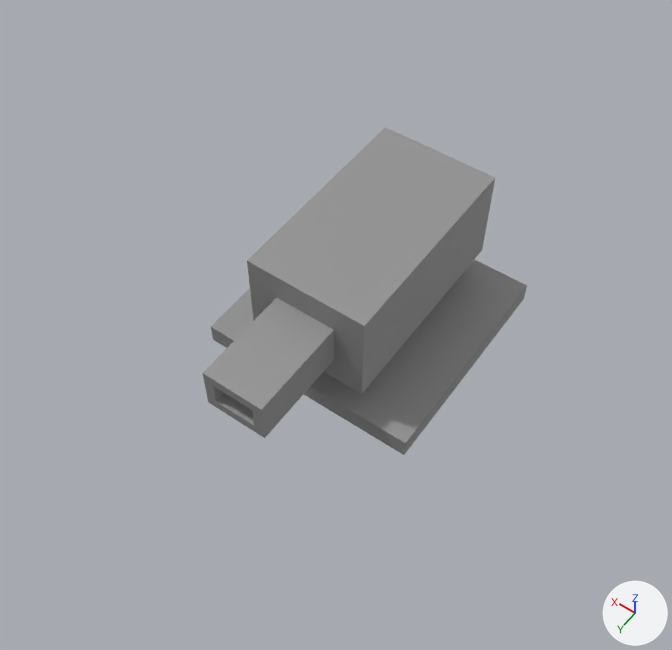
One commit to the FBX model Assets/Models/cannon.fbx: the scene before it, then after it.
The view is the same before and after, from a 50 mm camera at (-0.768, 1.226, 1.822) aimed at (-0.017, 0.174, 0.17). Arrows for +X, +Y and +Z are at lower right; the lights stay in place. Where no turn or scale is listed for an object, it has been applied to the vertices.
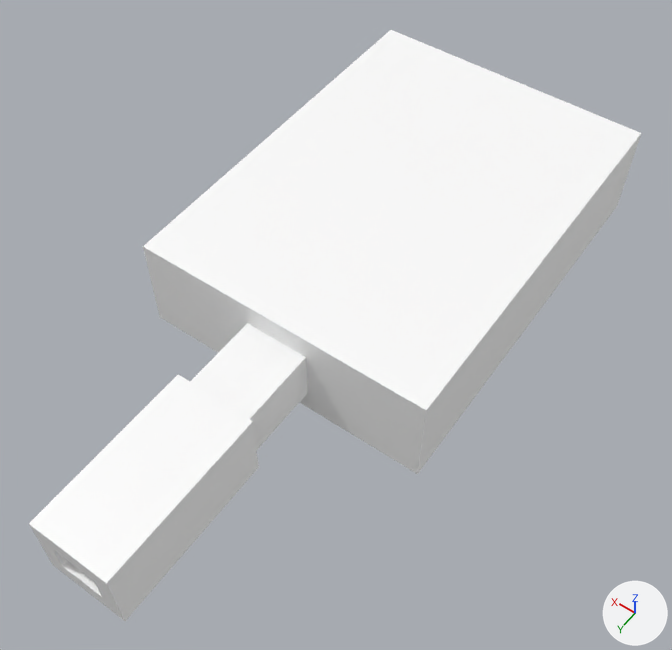
Pixel boxes (x1, y1, x2, y2) of what changed, in the pictures (672 x 650 px):
'Cube', recoloured, reshaped (grey to white, 89% wider, 80% taller)
    before: (203, 127, 527, 455)
    after: (29, 30, 641, 621)
part 1 of me_cube_001, built on
    before: (203, 127, 495, 438)
    after: (29, 30, 641, 621)

The change, as a diff of the scene's bpy script:
```diff
--- a/Assets/Models/cannon.fbx.py
+++ b/Assets/Models/cannon.fbx.py
@@ mat_cannonmaterial @@
 mat_cannonmaterial = principled_material('CannonMaterial')
-mat_cannonmaterial.base_color = (0.296, 0.296, 0.296)  # grey #949494
+mat_cannonmaterial.base_color = (1.0, 1.0, 1.0)  # white #ffffff
@@ me_cube_001 @@
 # used by ob_cube; location = (0.0, 0.0, 0.0)
-me_cube_001.from_pydata(...)  # 40 vertices, 38 faces; spans x -0.279..0.279, y -0.279..0.505, z 0.0..0.357
+me_cube_001.from_pydata(...)  # 48 vertices, 46 faces; spans x -0.357..0.357, y -0.598..0.943, z 0.0..0.357
+# me_cube_001 part 1
+# 4 vertices are removed from x -0.051..0.051, y 0.331, z 0.207..0.265
+# 5 faces are deleted
+# 20 vertices move from x -0.15..0.15, y -0.263..0.505, z 0.115..0.357 to x -0.357..0.357, y -0.598..0.551, z 0.115..0.357
+# 12 vertices are added at x -0.094..0.094, y 0.428..0.943, z 0.148..0.324
+# 13 new faces join them
 me_cube_001.materials.append(mat_cannonmaterial)
```
